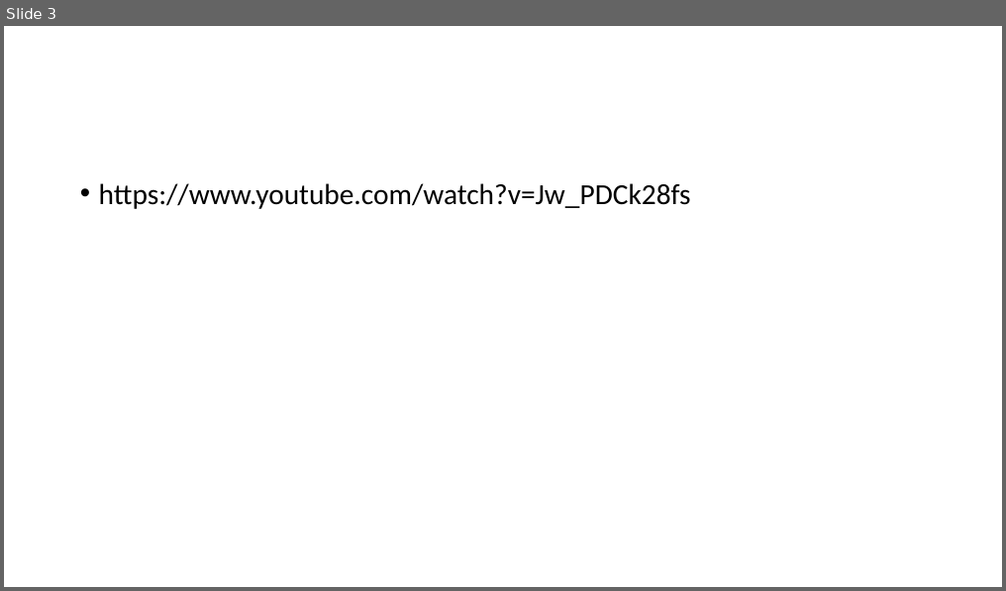
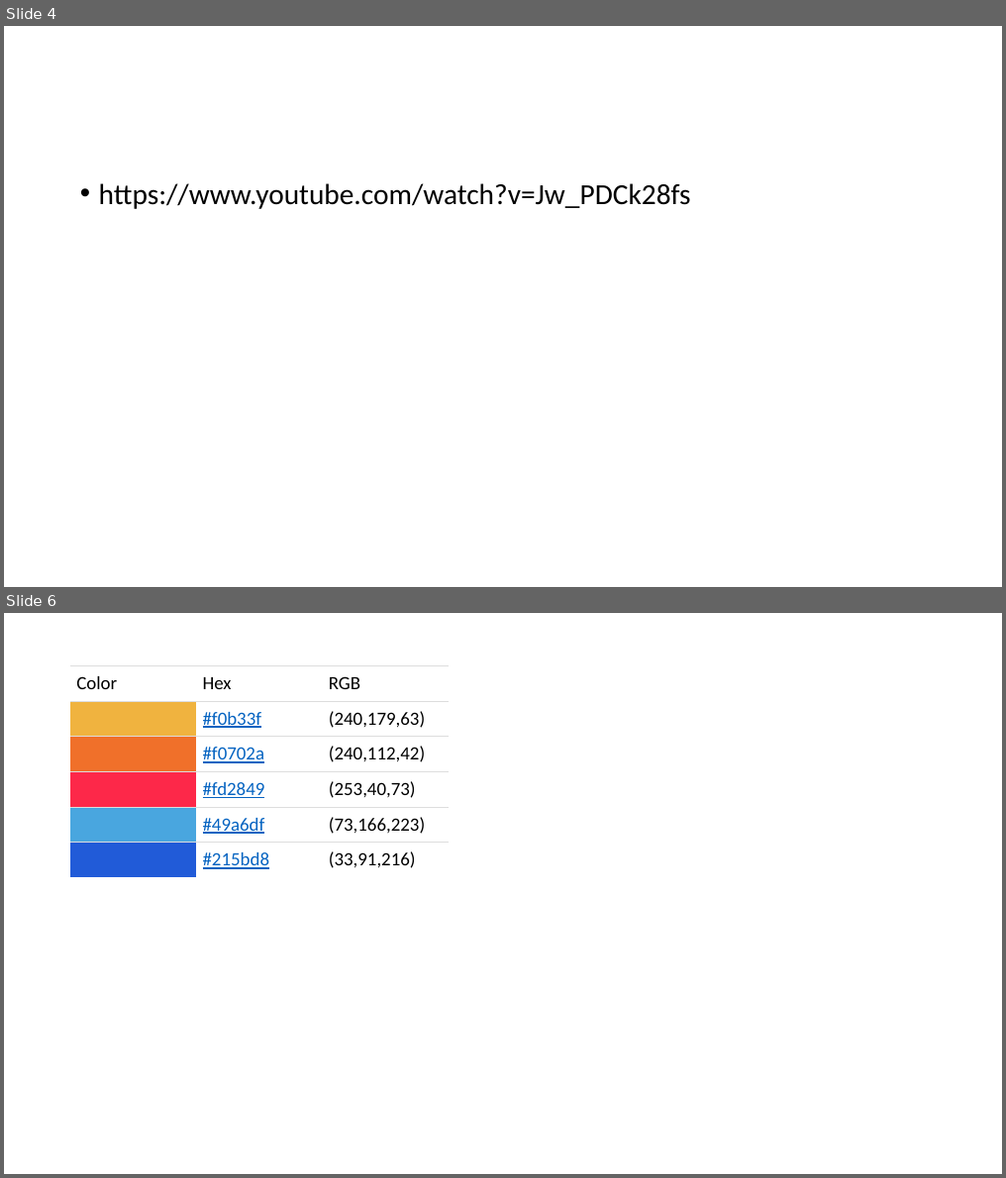
Before and after one commit to alekbond2016/criptologi, a slide deck: Rubn esteganografia.pptx. Shown one above the other, each under a label of ours: slide 3 before the commit, slides 4 and 6 after it; the slides between them are not shown. The pictures are 1006x591 and 1006x1178 pixels, drawn with LibreOffice and Linux fonts; fonts in the diff are those of the drawing. Boxes give left, top, right and bottom in pixels: in the first picture for what was removed or moved away, otherwise in the second. Text is boxed around its words. In the diff, an @@ line names an element or a change of style, - is before the commit and + after.

```diff
--- a/Rubn esteganografia.pptx
+++ b/Rubn esteganografia.pptx
@@ slide 6 added at (x1=4, y1=613, x2=1002, y2=1174), background #FFFFFF @@
@@ table added at (x1=70, y1=665, x2=448, y2=875), 6 rows, 3 columns @@
+Color | Hex | RGB
+ | #f0b33f | (240,179,63)
+ | #f0702a | (240,112,42)
+ | #fd2849 | (253,40,73)
+ | #49a6df | (73,166,223)
+ | #215bd8 | (33,91,216)
@@ what was slide 3 is now slide 4 @@
```
Also in this commit, not shown: 1 slide changed, 2 other slides added, 16 other files.
